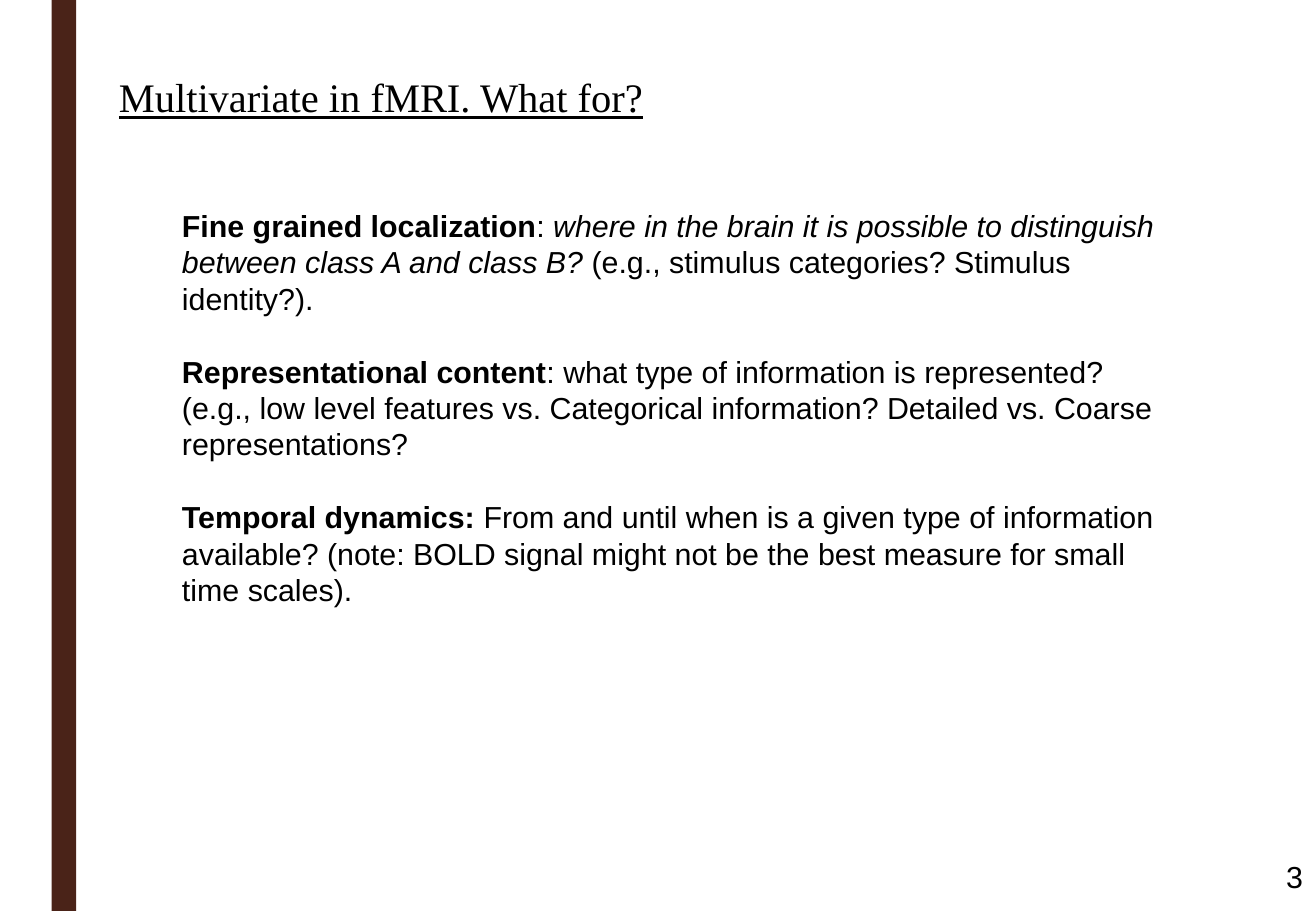
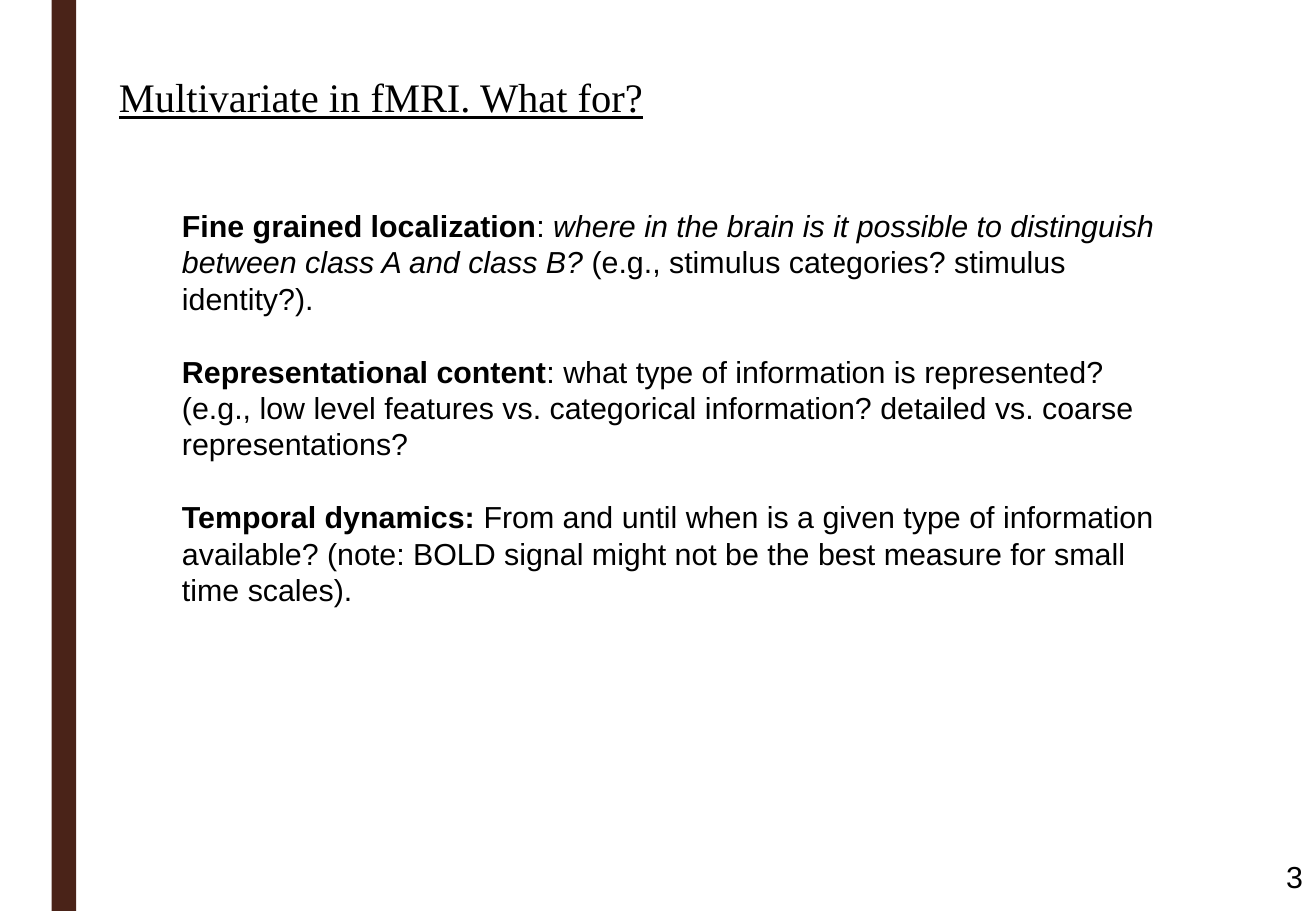
Before and after one commit to ortiztud/fmri_analysis_intro, a slide deck: slide 3 of slides/slides_session-5.pptx. Drawn at 1316x911 pixels with LibreOffice and Linux fonts; fonts in the diff are those of the drawing; background and template pictures are left out. Boxes give left, top, right and bottom in pixels: in the first picture for what was removed or moved away, otherwise in the second. Text is boxed around its words. In the diff, an @@ line names an element or a change of style, - is before the commit and + after.

```diff
--- a/slides/slides_session-5.pptx
+++ b/slides/slides_session-5.pptx
@@ text at [182,215,1153,461]: text changed @@
-Fine grained localization: where in the brain it is possible to distinguish between class A and class B? (e.g., stimulus categories? Stimulus identity?).
-Representational content: what type of information is represented? (e.g., low level features vs. Categorical information? Detailed vs. Coarse representations?
+Fine grained localization: where in the brain is it possible to distinguish between class A and class B? (e.g., stimulus categories? stimulus identity?).
+Representational content: what type of information is represented? (e.g., low level features vs. categorical information? detailed vs. coarse representations?
```
Also in this commit, not shown: 8 other slides changed, 2 other files.
